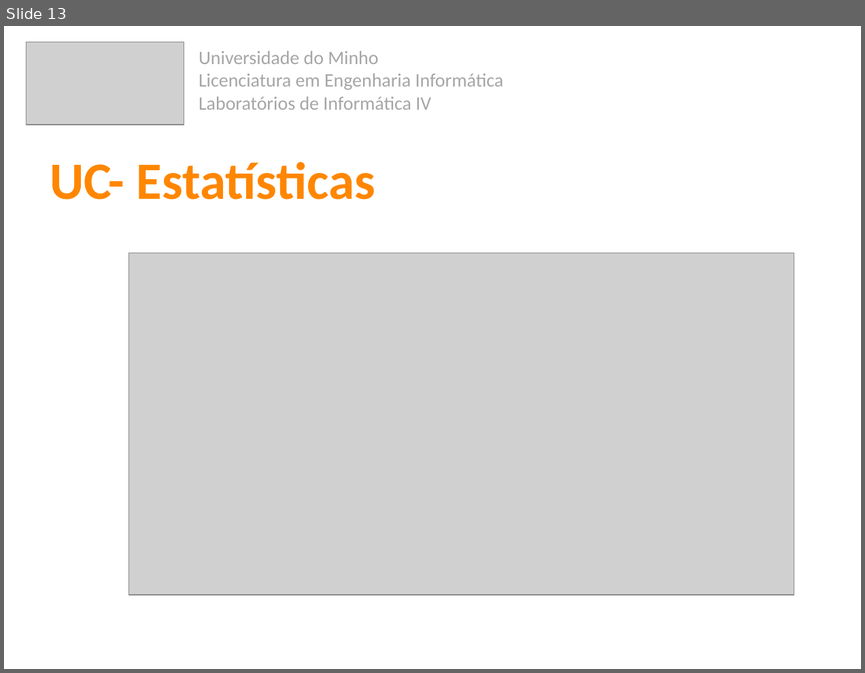
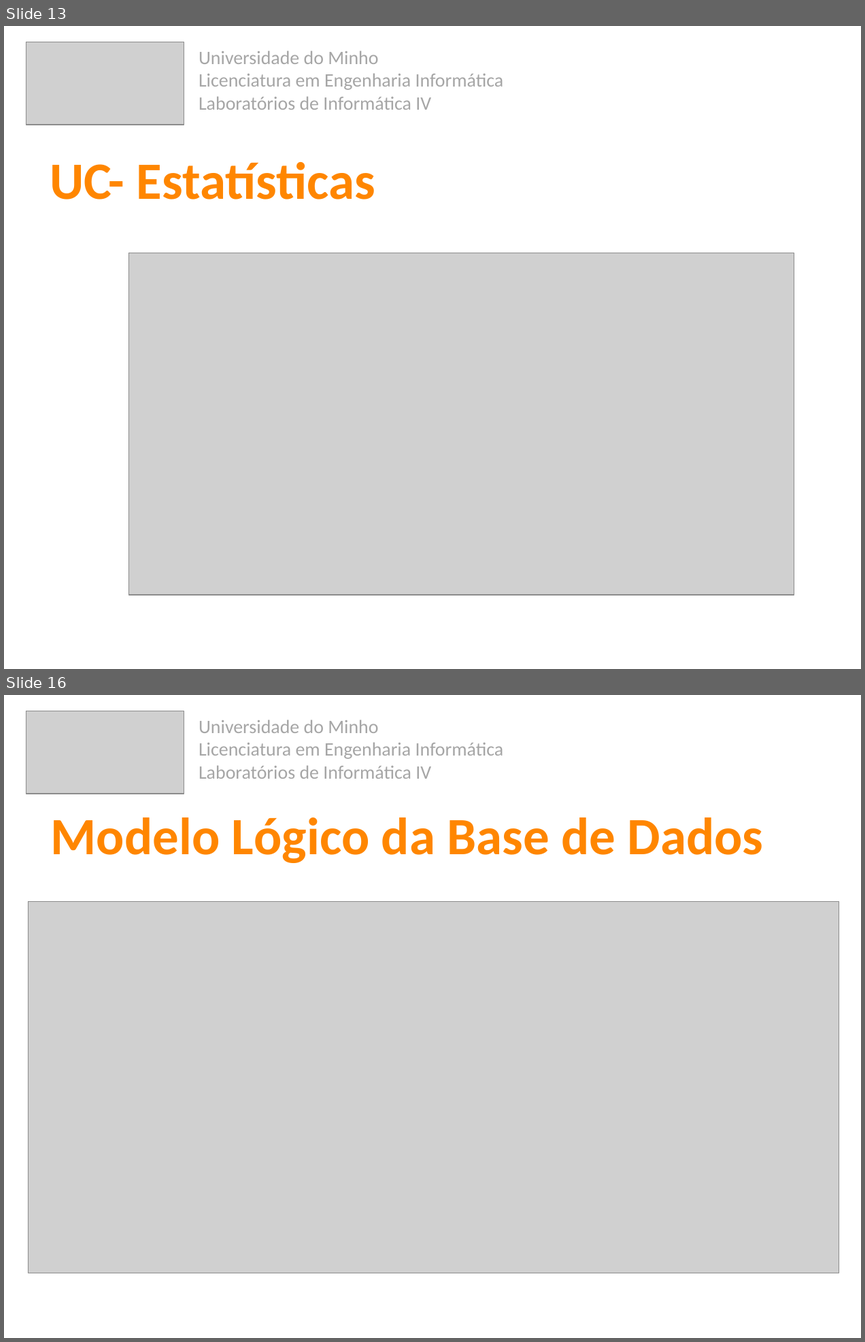
Before and after one commit to 7patricia/Aprende-com-os-Minions, a slide deck: 2ª Fase/Aprsentação_Fase2.pptx. Shown one above the other, each under a label of ours: slide 13 before the commit, slides 13 and 16 after it; the slides between them are not shown. The pictures are 865x673 and 865x1342 pixels, drawn with LibreOffice and Linux fonts; fonts in the diff are those of the drawing; grey boxes stand for pictures. Boxes give left, top, right and bottom in pixels: in the first picture for what was removed or moved away, otherwise in the second. Text is boxed around its words. In the diff, an @@ line names an element or a change of style, - is before the commit and + after.

```diff
--- a/2ª Fase/Aprsentação_Fase2.pptx
+++ b/2ª Fase/Aprsentação_Fase2.pptx
@@ slide 16 added at (x1=4, y1=695, x2=861, y2=1338), background #FFFFFF @@
@@ picture added at (x1=26, y1=711, x2=184, y2=794) @@
@@ text added at (x1=198, y1=720, x2=504, y2=779), 16 pt, text #A6A6A6 @@
+Universidade do Minho
+Licenciatura em Engenharia Informática
+Laboratórios de Informática IV
@@ text added at (x1=51, y1=817, x2=764, y2=863), 44 pt, text #FF8600, bold @@
+Modelo Lógico da Base de Dados
@@ picture added at (x1=28, y1=902, x2=838, y2=1272) @@
```
Also in this commit, not shown: 4 other slides added.
